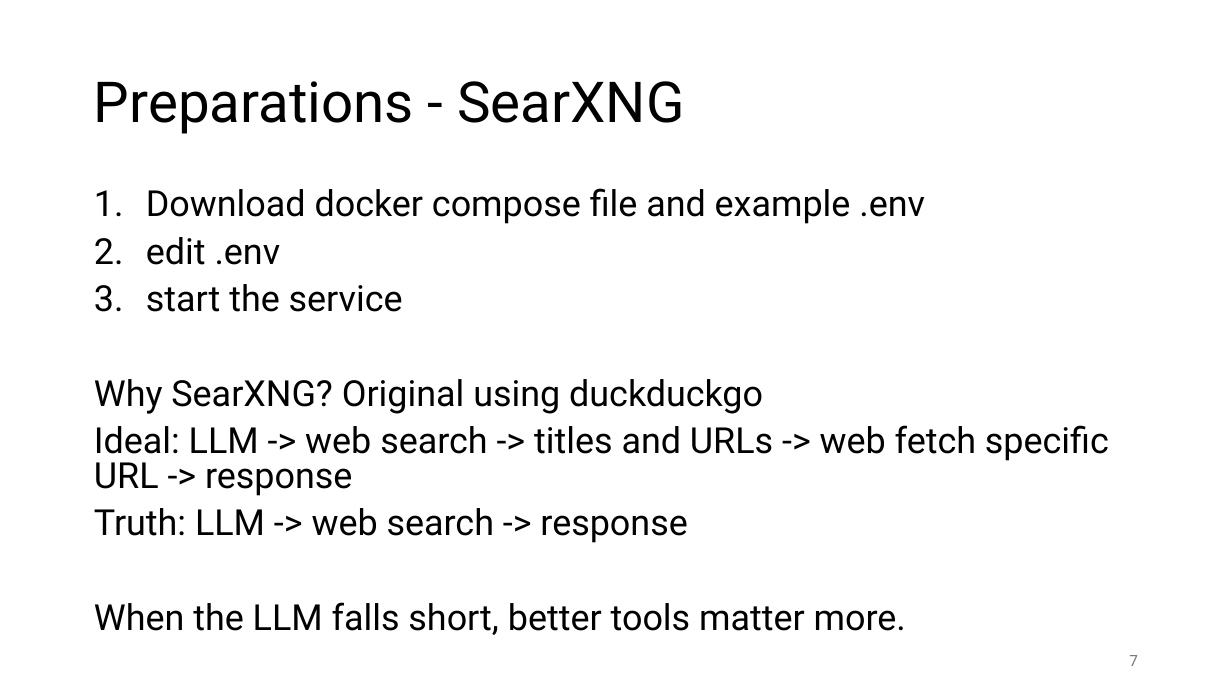
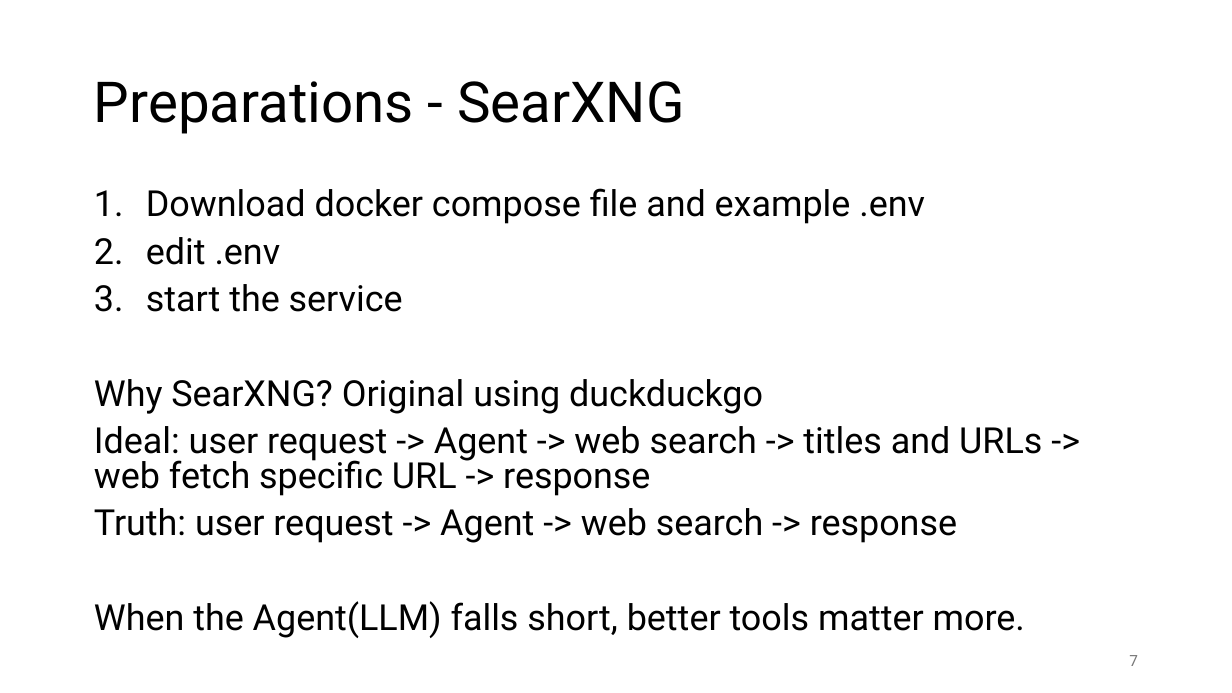
Before and after one commit to melody26613/openclaw-gemma-4-local-on-1050ti, a slide deck: slide 7 of openclaw-gemma-4-local-on-1050ti.pptx. Drawn at 1232x693 pixels with LibreOffice and Linux fonts; fonts in the diff are those of the drawing. Boxes give left, top, right and bottom in pixels: in the first picture for what was removed or moved away, otherwise in the second. Text is boxed around its words. In the diff, an @@ line names an element or a change of style, - is before the commit and + after.

Commit message:
Update slides

```diff
--- a/openclaw-gemma-4-local-on-1050ti.pptx
+++ b/openclaw-gemma-4-local-on-1050ti.pptx
@@ text at [94,426,1042,638]: text changed @@
-Ideal: LLM -> web search -> titles and URLs -> web fetch specific URL -> response
-Truth: LLM -> web search -> response
-When the LLM falls short, better tools matter more.
+Ideal: user request -> Agent -> web search -> titles and URLs -> web fetch specific URL -> response
+Truth: user request -> Agent -> web search -> response
+When the Agent(LLM) falls short, better tools matter more.
```
Also in this commit, not shown: 1 other slide changed, 1 slide added.
